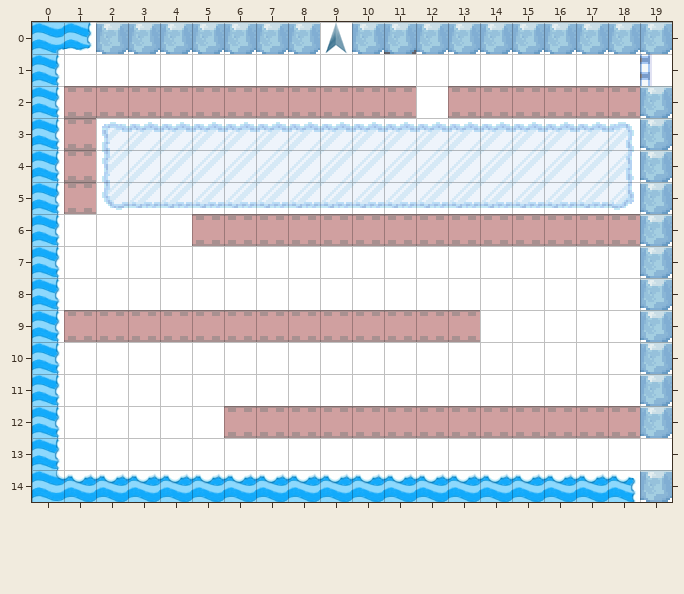
A Tiled map gets an edit: Ressources/Maps/niveau 2 (level 1)/sceneLevel1Boss.tmx. Above is the file before it was changed.
Cells are 32x32 px. Shown: x 0..19, y 0..14.
New version:
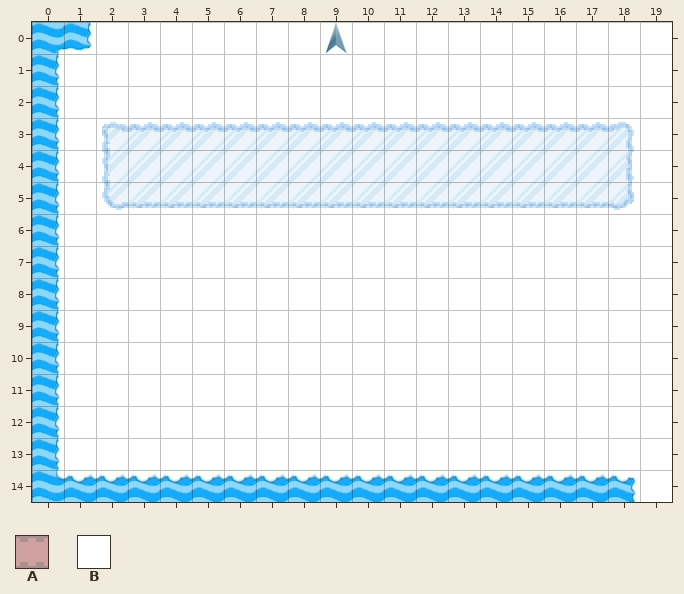
Key: from "Ice_tiles": A 62, B 115.
_ is an empty cell.
Tiles of an added or newly shown layer are drawn over the layers below it.
Changes in this commit:
Layer "Snow_Surface" (now shown):
y 0: x 2..8 _______ -> BBBBBBB; x 10..19 __________ -> BBBBBBBBBB
y 1: x 19 _ -> B
y 2: x 1..11 ___________ -> BBBBBBBBBBB; x 13..19 _______ -> BBBBBBB
y 3..5: x 1 _ -> B; x 19 _ -> B
y 6: x 5..19 _______________ -> BBBBBBBBBBBBBBB
y 7..8: x 19 _ -> B
y 9: x 1..13 _____________ -> BBBBBBBBBBBBB; x 19 _ -> B
y 10..11: x 19 _ -> B
y 12: x 6..19 ______________ -> BBBBBBBBBBBBBB
y 14: x 19 _ -> B
Layer "Stone_Blocks" (now hidden):
y 2: x 1..11 AAAAAAAAAAA -> ___________; x 13..18 AAAAAA -> ______
y 3..5: x 1 A -> _
y 6: x 5..18 AAAAAAAAAAAAAA -> ______________
y 9: x 1..13 AAAAAAAAAAAAA -> _____________
y 12: x 6..18 AAAAAAAAAAAAA -> _____________
